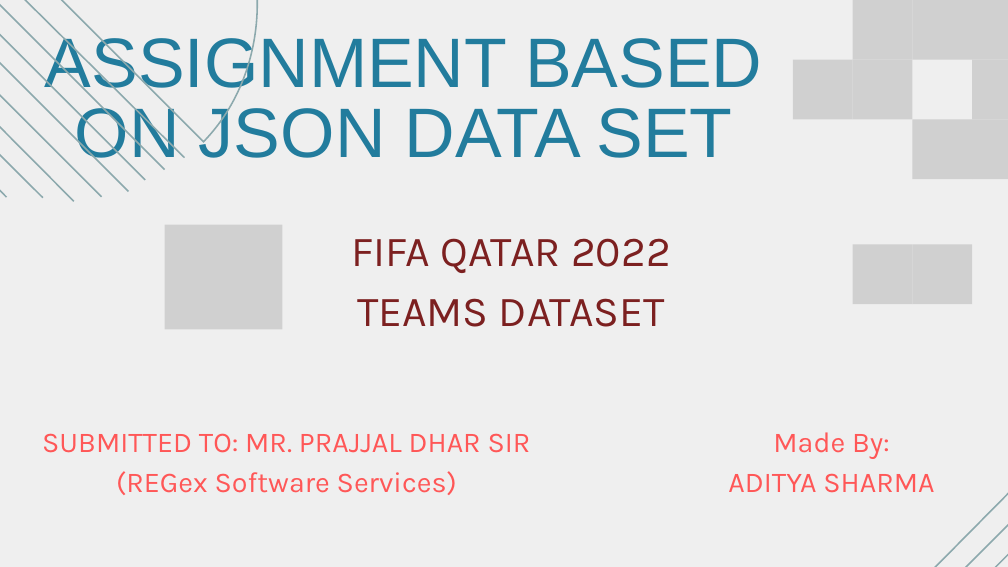
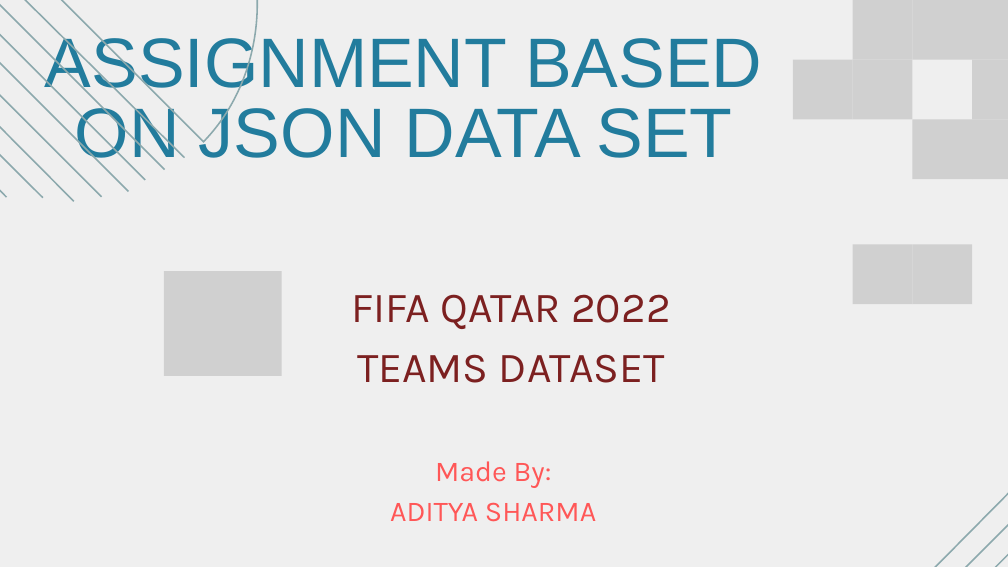
Before and after one commit to AdityaSharma1801/8july-MongoDB, a slide deck: slide 1 of AdityaSharma_MongoDB_FIFA.pptx. Drawn at 1008x567 pixels with LibreOffice and Linux fonts; fonts in the diff are those of the drawing; grey boxes stand for pictures. Boxes give left, top, right and bottom in pixels: in the first picture for what was removed or moved away, otherwise in the second. Text is boxed around its words. In the diff, an @@ line names an element or a change of style, - is before the commit and + after.

Commit message:
modified FIFA ppt

```diff
--- a/AdityaSharma_MongoDB_FIFA.pptx
+++ b/AdityaSharma_MongoDB_FIFA.pptx
@@ picture: place and size @@
-picture at bbox=[165, 225, 283, 330]
+picture at bbox=[164, 271, 282, 376]
@@ text "FIFA QATAR 2022": place and size @@
-text "FIFA QATAR 2022" at bbox=[351, 238, 670, 327]
+text "FIFA QATAR 2022" at bbox=[351, 294, 670, 383]
@@ text removed at bbox=[42, 433, 531, 495] @@
-SUBMITTED TO: MR. PRAJJAL DHAR SIR
-(REGex Software Services)
@@ text "Made By:": place and size @@
-text "Made By:" at bbox=[728, 432, 934, 493]
+text "Made By:" at bbox=[390, 461, 596, 522]
```
